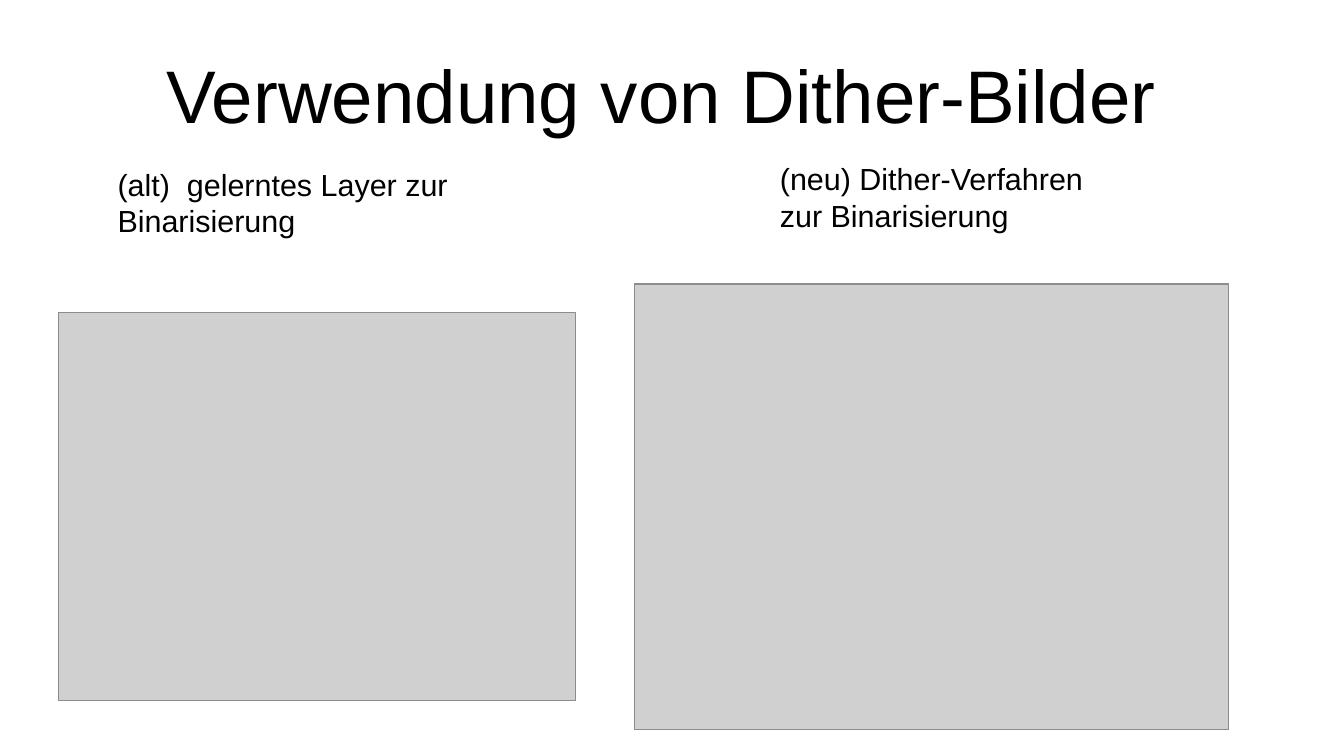
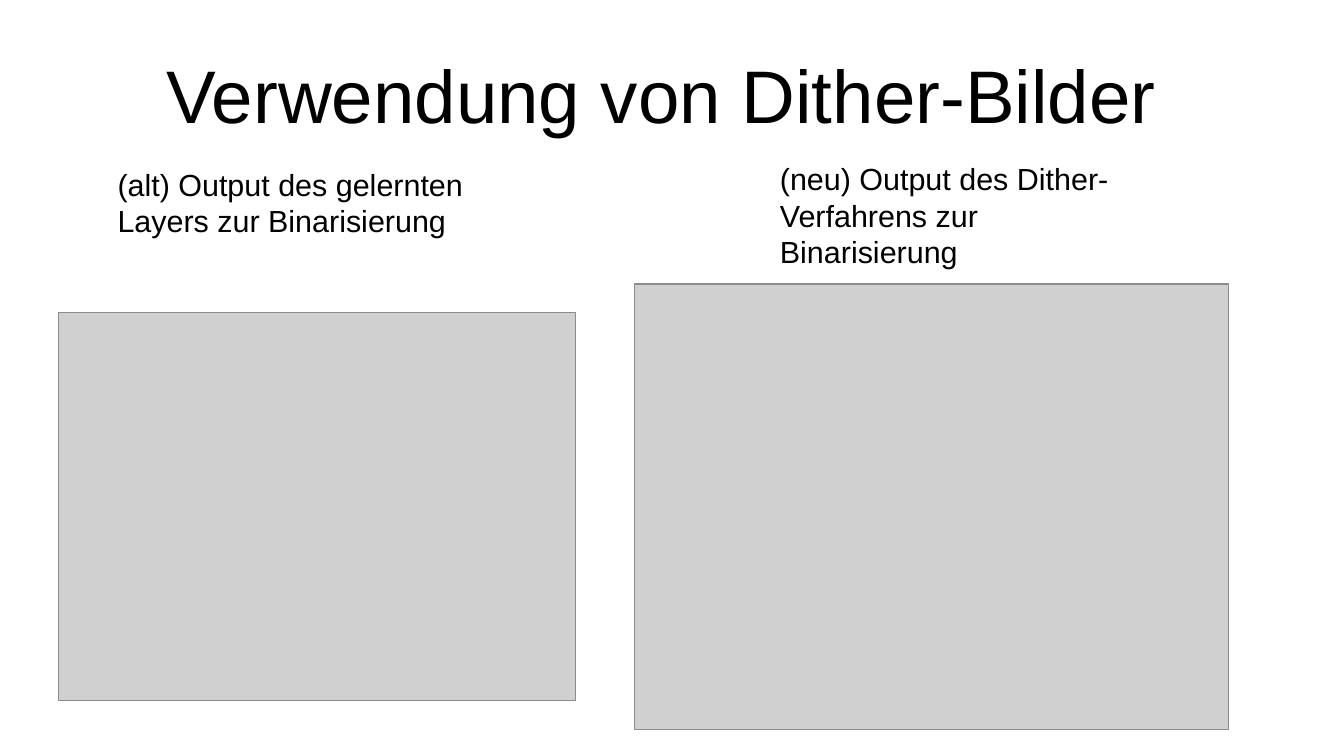
Before and after one commit to wwjbrugger/DCDL_smaller, a slide deck: slide 3 of Zwischenergebnisse/Zwischenergebnisse.odp. Drawn at 1344x756 pixels with LibreOffice and Linux fonts; fonts in the diff are those of the drawing; grey boxes stand for pictures. Boxes give left, top, right and bottom in pixels: in the first picture for what was removed or moved away, otherwise in the second. Text is boxed around its words. In the diff, an @@ line names an element or a change of style, - is before the commit and + after.

```diff
--- a/Zwischenergebnisse/Zwischenergebnisse.odp
+++ b/Zwischenergebnisse/Zwischenergebnisse.odp
@@ text at [118,174,463,238]: text changed @@
-(alt) gelerntes Layer zur Binarisierung
+(alt) Output des gelernten Layers zur Binarisierung
@@ text at [780,168,1108,269]: text changed @@
-(neu) Dither-Verfahren zur Binarisierung
+(neu) Output des Dither-Verfahrens zur Binarisierung
```
Also in this commit, not shown: 18 other slides changed, 2 slides added, 3 other files.
